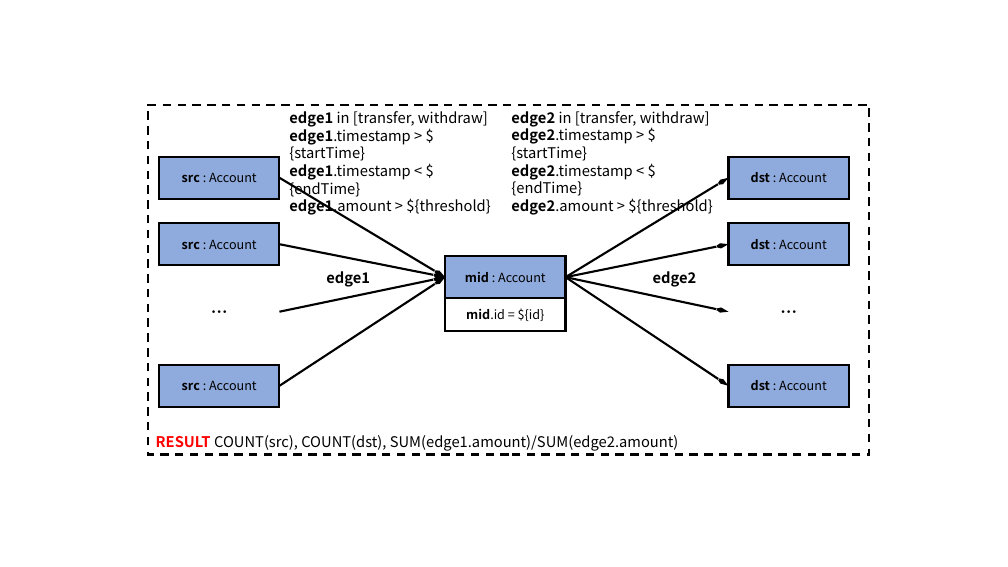
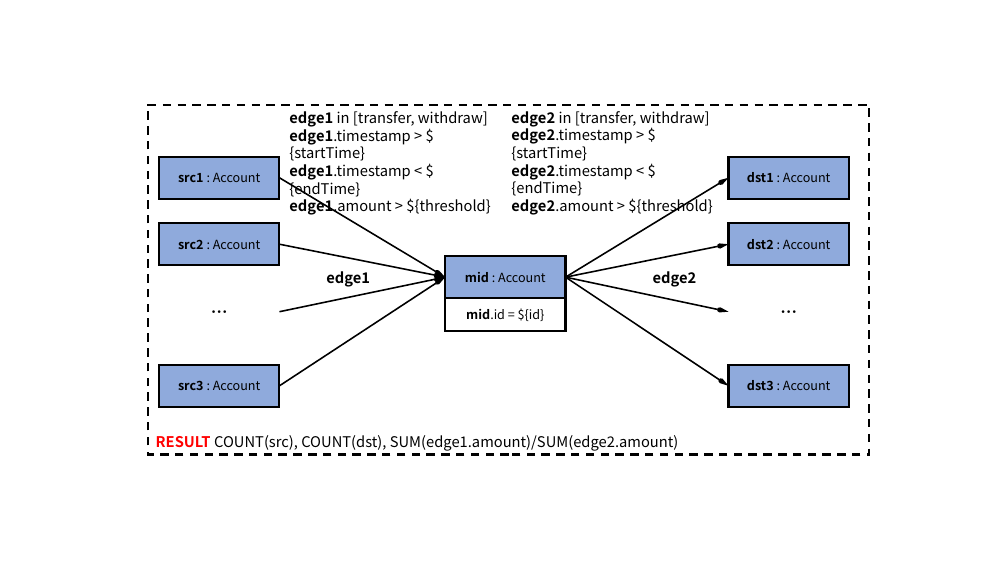
Before and after one commit to ldbc/ldbc_finbench_docs, a slide deck: slide 7 of patterns/transaction-complex-read.pptx. Drawn at 1008x567 pixels with LibreOffice and Linux fonts; fonts in the diff are those of the drawing. Boxes give left, top, right and bottom in pixels: in the first picture for what was removed or moved away, otherwise in the second. Text is boxed around its words. In the diff, an @@ line names an element or a change of style, - is before the commit and + after.

```diff
--- a/patterns/transaction-complex-read.pptx
+++ b/patterns/transaction-complex-read.pptx
@@ text in rectangle at (178,172,261,182): text changed @@
-src : Account
+src1 : Account
@@ arrow (566, 278) - (729, 178): stroke #000000 2 pt to #000000 1.5 pt @@
@@ text in rectangle at (747,172,831,182): text changed @@
-dst : Account
+dst1 : Account
@@ text in rectangle at (178,239,261,249): text changed @@
-src : Account
+src2 : Account
@@ text in rectangle at (747,239,831,249): text changed @@
-dst : Account
+dst2 : Account
@@ arrow (566, 278) - (729, 244): stroke #000000 2 pt to #000000 1.5 pt @@
@@ arrow (566, 278) - (729, 312): stroke #000000 2 pt to #000000 1.5 pt @@
@@ arrow (566, 278) - (729, 386): stroke #000000 2 pt to #000000 1.5 pt @@
@@ text in rectangle at (178,380,261,390): text changed @@
-src : Account
+src3 : Account
@@ text in rectangle at (747,380,831,390): text changed @@
-dst : Account
+dst3 : Account
```
Also in this commit, not shown: 12 other slides changed, 43 other files.
